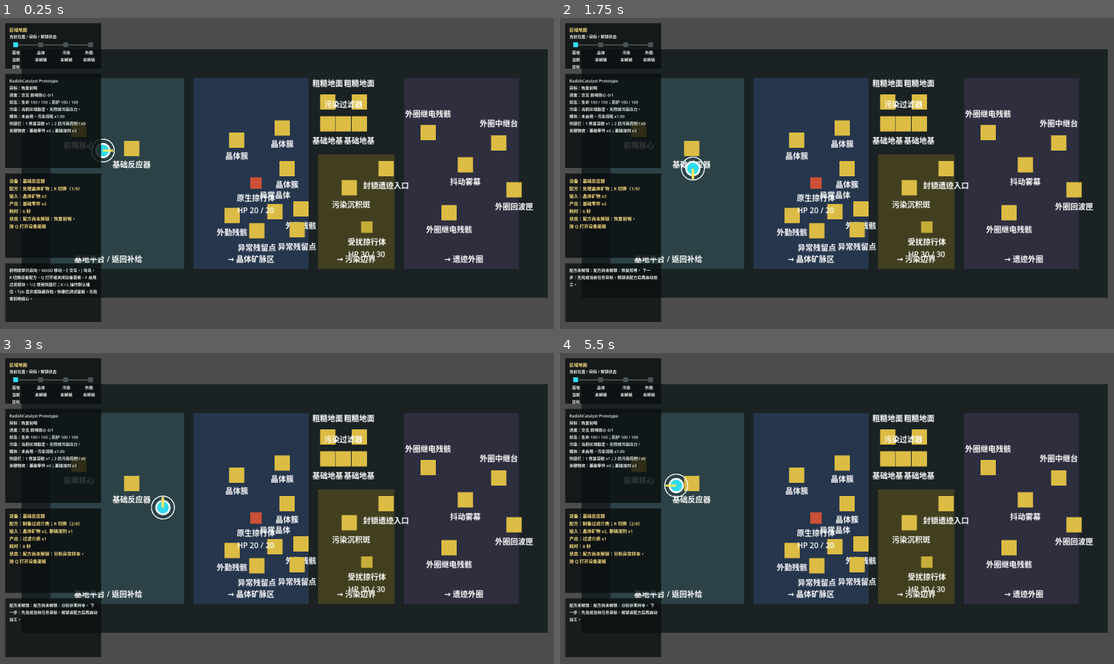
Above: before the commit, frames 1-4 (two rows, left to right).
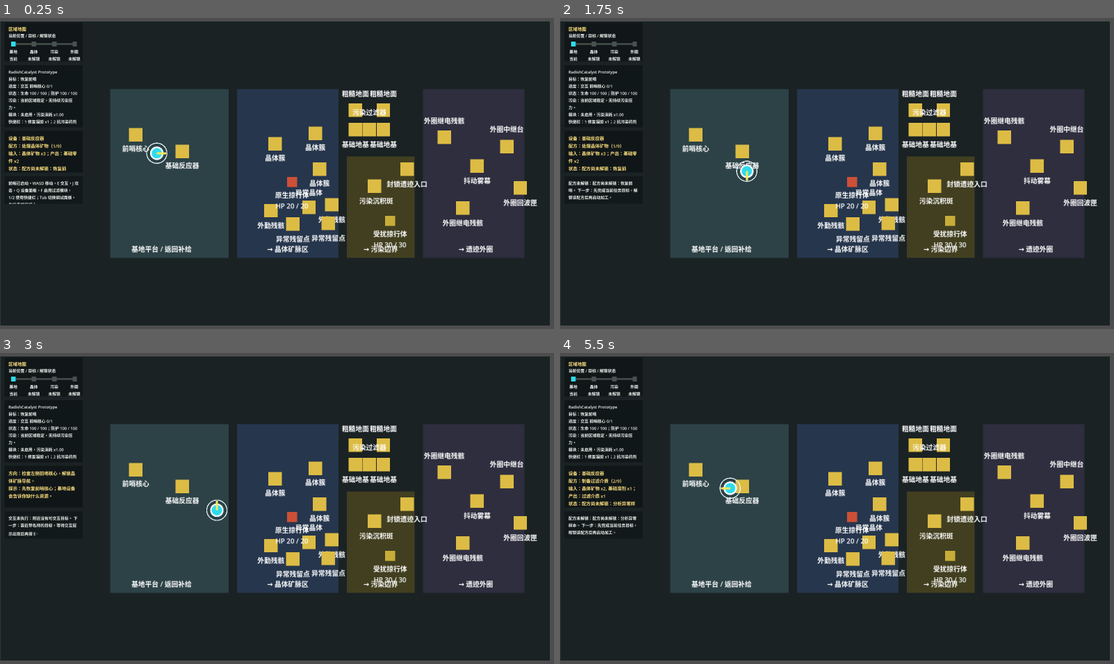
Above: after the commit, the same moments.

Repository: laugh0608/RadishCatalyst
Game: Godot game, scene res://scenes/boot/Boot.tscn
Two runs of this game, one before a commit and one after it. Both use one fixed random seed, a clock stepped at 60 frames per second and the inputs below.
Inputs:
- Up to frame 1 (0.25 s): no input
- Up to frame 2 (1.75 s): tap Enter at 0.5 s; hold D (move_right) 0.53-1.28 s; tap E (interact) at 0.6, 1.55 s; hold S (move_down) from 1.28 s (still down); tap J (attack) at 1.35 s
- Up to frame 3 (3 s): release S (move_down) at 2.03 s; hold D (move_right) 2.03-2.78 s; tap R (cycle_recipe) at 2.1 s; tap E (interact) at 2.3, 2.85 s; hold W (move_up) from 2.78 s (still down)
- Up to frame 4 (5.5 s): release W (move_up) at 3.53 s; hold A (move_left) 3.53-4.25 s; tap Q (toggle_device_panel) at 3.6 s; tap E (interact) at 3.8, 5.3 s; click "关闭" at 4.25 s; tap Space at 5 s; hold A (move_left) from 5.03 s (still down); tap F (toggle_module) at 5.1 s

The runs differ from the first frame. In frame 1, 41% of the frame differs, in the area x 0-100%, y 1-99%; in frame 2, 41%; in frame 3, 41%; in frame 4, 41%.

Commit message:
fix(client): 收口 HUD 视线安全区
- 右移并轻微缩放第一切片舞台，给基地出生点和前哨核心留出 HUD 安全区

- 收紧常驻 HUD 提示与日志形态，避免主视野遮挡并压缩交互 prompt 信息密度

- 为场景检查补充 HUD 热点遮挡护栏，并同步当前规划与周志到更深遗迹入口第一版

Diff:
--- a/client/scenes/game/GameRoot.tscn
+++ b/client/scenes/game/GameRoot.tscn
@@ -8,7 +8,7 @@
 script = ExtResource("1_game_root")
 
 [node name="VerticalSliceMap" parent="." instance=ExtResource("2_map")]
-position = Vector2(1000, 700)
-scale = Vector2(2.15, 2.15)
+position = Vector2(1180, 700)
+scale = Vector2(1.9, 1.9)
 
 [node name="PrototypeHud" parent="." instance=ExtResource("3_hud")]
--- a/client/scenes/maps/VerticalSliceMap.tscn
+++ b/client/scenes/maps/VerticalSliceMap.tscn
@@ -9,10 +9,10 @@
 script = ExtResource("1_map")
 
 [node name="Background" type="ColorRect" parent="."]
-offset_left = -420.0
-offset_top = -260.0
+offset_left = -620.0
+offset_top = -360.0
 offset_right = 680.0
-offset_bottom = 260.0
+offset_bottom = 360.0
 color = Color(0.101961, 0.133333, 0.141176, 1)
 
 [node name="RegionBase" type="ColorRect" parent="."]
--- a/client/scenes/ui/PrototypeHud.tscn
+++ b/client/scenes/ui/PrototypeHud.tscn
@@ -212,34 +212,34 @@
 [node name="StatusPanel" type="ColorRect" parent="."]
 anchor_left = 0.0
 anchor_right = 0.0
-offset_left = 24.0
-offset_top = 252.0
-offset_right = 456.0
-offset_bottom = 676.0
-color = Color(0.0352941, 0.054902, 0.0588235, 0.82)
+offset_left = 20.0
+offset_top = 212.0
+offset_right = 372.0
+offset_bottom = 492.0
+color = Color(0.0352941, 0.054902, 0.0588235, 0.56)
 clip_contents = true
 
 [node name="StatusLabel" type="Label" parent="StatusPanel"]
 offset_left = 18.0
 offset_top = 18.0
-offset_right = 414.0
-offset_bottom = 404.0
+offset_right = 334.0
+offset_bottom = 262.0
 text = "Loading..."
 label_settings = SubResource("LabelSettings_status")
 autowrap_mode = 3
 
 [node name="MapPanel" type="ColorRect" parent="."]
-offset_left = 24.0
-offset_top = 24.0
-offset_right = 456.0
-offset_bottom = 228.0
-color = Color(0.0352941, 0.054902, 0.0588235, 0.82)
+offset_left = 20.0
+offset_top = 20.0
+offset_right = 372.0
+offset_bottom = 196.0
+color = Color(0.0352941, 0.054902, 0.0588235, 0.54)
 clip_contents = true
 
 [node name="MapTitleLabel" type="Label" parent="MapPanel"]
 offset_left = 18.0
 offset_top = 14.0
-offset_right = 414.0
+offset_right = 334.0
 offset_bottom = 42.0
 text = "区域地图"
 label_settings = SubResource("LabelSettings_prompt")
@@ -247,82 +247,82 @@
 [node name="MapHintLabel" type="Label" parent="MapPanel"]
 offset_left = 18.0
 offset_top = 46.0
-offset_right = 414.0
+offset_right = 334.0
 offset_bottom = 74.0
 text = "当前位置 / 目标 / 解锁状态"
 label_settings = SubResource("LabelSettings_status")
 autowrap_mode = 3
 
 [node name="MapTrack" type="ColorRect" parent="MapPanel"]
-offset_left = 40.0
+offset_left = 34.0
 offset_top = 94.0
-offset_right = 390.0
+offset_right = 318.0
 offset_bottom = 100.0
 color = Color(0.309804, 0.360784, 0.333333, 1)
 
 [node name="OutpostMarker" type="ColorRect" parent="MapPanel"]
-offset_left = 36.0
+offset_left = 30.0
 offset_top = 86.0
-offset_right = 58.0
+offset_right = 50.0
 offset_bottom = 108.0
 color = Color(0.55, 0.72, 0.66, 1)
 
 [node name="OutpostLabel" type="Label" parent="MapPanel"]
-offset_left = 4.0
+offset_left = 2.0
 offset_top = 118.0
-offset_right = 92.0
-offset_bottom = 188.0
+offset_right = 78.0
+offset_bottom = 166.0
 text = "基地"
 label_settings = SubResource("LabelSettings_status")
 horizontal_alignment = 1
 autowrap_mode = 3
 
 [node name="CrystalMarker" type="ColorRect" parent="MapPanel"]
-offset_left = 148.0
+offset_left = 122.0
 offset_top = 86.0
-offset_right = 170.0
+offset_right = 142.0
 offset_bottom = 108.0
 color = Color(0.35, 0.62, 0.95, 1)
 
 [node name="CrystalLabel" type="Label" parent="MapPanel"]
-offset_left = 116.0
+offset_left = 94.0
 offset_top = 118.0
-offset_right = 204.0
-offset_bottom = 188.0
+offset_right = 170.0
+offset_bottom = 166.0
 text = "晶体"
 label_settings = SubResource("LabelSettings_status")
 horizontal_alignment = 1
 autowrap_mode = 3
 
 [node name="PollutionMarker" type="ColorRect" parent="MapPanel"]
-offset_left = 260.0
+offset_left = 214.0
 offset_top = 86.0
-offset_right = 282.0
+offset_right = 234.0
 offset_bottom = 108.0
 color = Color(0.86, 0.74, 0.27, 1)
 
 [node name="PollutionLabel" type="Label" parent="MapPanel"]
-offset_left = 230.0
+offset_left = 186.0
 offset_top = 118.0
-offset_right = 318.0
-offset_bottom = 188.0
+offset_right = 262.0
+offset_bottom = 166.0
 text = "污染"
 label_settings = SubResource("LabelSettings_status")
 horizontal_alignment = 1
 autowrap_mode = 3
 
 [node name="RuinMarker" type="ColorRect" parent="MapPanel"]
-offset_left = 372.0
+offset_left = 306.0
 offset_top = 86.0
-offset_right = 394.0
+offset_right = 326.0
 offset_bottom = 108.0
 color = Color(0.8, 0.52, 0.92, 1)
 
 [node name="RuinLabel" type="Label" parent="MapPanel"]
-offset_left = 332.0
+offset_left = 278.0
 offset_top = 118.0
-offset_right = 420.0
-offset_bottom = 188.0
+offset_right = 350.0
+offset_bottom = 166.0
 text = "外圈"
 label_settings = SubResource("LabelSettings_status")
 horizontal_alignment = 1
@@ -331,18 +331,18 @@
 [node name="PromptPanel" type="ColorRect" parent="."]
 anchor_left = 0.0
 anchor_right = 0.0
-offset_left = 24.0
-offset_top = 700.0
-offset_right = 456.0
-offset_bottom = 1080.0
-color = Color(0.0352941, 0.054902, 0.0588235, 0.82)
+offset_left = 20.0
+offset_top = 508.0
+offset_right = 372.0
+offset_bottom = 696.0
+color = Color(0.0352941, 0.054902, 0.0588235, 0.58)
 clip_contents = true
 
 [node name="PromptLabel" type="Label" parent="PromptPanel"]
 offset_left = 18.0
 offset_top = 18.0
-offset_right = 414.0
-offset_bottom = 362.0
+offset_right = 334.0
+offset_bottom = 170.0
 text = ""
 label_settings = SubResource("LabelSettings_prompt")
 autowrap_mode = 3
@@ -400,20 +400,21 @@
 autowrap_mode = 3
 
 [node name="LogPanel" type="ColorRect" parent="."]
+visible = false
 anchor_left = 0.0
 anchor_right = 0.0
-offset_left = 24.0
-offset_top = 1104.0
-offset_right = 456.0
-offset_bottom = 1368.0
-color = Color(0.0352941, 0.054902, 0.0588235, 0.78)
+offset_left = 20.0
+offset_top = 712.0
+offset_right = 372.0
+offset_bottom = 836.0
+color = Color(0.0352941, 0.054902, 0.0588235, 0.46)
 clip_contents = true
 
 [node name="LogLabel" type="Label" parent="LogPanel"]
 offset_left = 18.0
 offset_top = 18.0
-offset_right = 414.0
-offset_bottom = 246.0
+offset_right = 334.0
+offset_bottom = 106.0
 text = ""
 label_settings = SubResource("LabelSettings_status")
 autowrap_mode = 3
--- a/client/scripts/checks/hud_runtime_hint_flow_check.gd
+++ b/client/scripts/checks/hud_runtime_hint_flow_check.gd
@@ -72,6 +72,11 @@
 		"方向：",
 		"interaction prompt should replace runtime hint rows"
 	)
+	if hud.prompt_label.text.split("\n").size() > 6:
+		failures.append("interaction prompt should stay compact, got %d lines: %s" % [
+			hud.prompt_label.text.split("\n").size(),
+			hud.prompt_label.text
+		])
 	hud.clear_prompt()
 	_expect_text_contains(
 		failures,
--- a/client/scripts/checks/vertical_slice_flow_check.gd
+++ b/client/scripts/checks/vertical_slice_flow_check.gd
@@ -961,11 +961,14 @@
 
 func _check_hud_log_presenter() -> void:
 	var presenter := HudLogPresenter.new(data_registry)
-	_expect_text_contains(
-		presenter.format_startup_log(),
-		"Tab 显示或隐藏存档 / 快捷栏调试面板",
+	var startup_log := presenter.format_startup_log()
+	_expect_text_contains(
+		startup_log,
+		"Tab 切换调试面板",
 		"startup log keeps debug boundary hint"
 	)
+	if startup_log.length() > 80:
+		failures.append("startup log should stay compact, got %d chars: %s" % [startup_log.length(), startup_log])
 	_expect_equal(
 		presenter.format_slot_result_log("slot_02", {"message": "保存完成。"}),
 		"槽位 02：保存完成。",
--- a/client/scripts/ui/hud_log_presenter.gd
+++ b/client/scripts/ui/hud_log_presenter.gd
@@ -1,7 +1,7 @@
 extends RefCounted
 class_name HudLogPresenter
 
-const STARTUP_LOG := "前哨原型已启动。WASD 移动，E 交互，J 攻击，R 切换设备配方，Q 打开或关闭设备面板，F 启用过滤模块，1/2 使用快捷栏；K / L 操作默认槽位，Tab 显示或隐藏存档 / 快捷栏调试面板。先检查前哨核心。"
+const STARTUP_LOG := "前哨已启动。WASD 移动，E 交互，J 攻击，Q 设备面板，F 启用过滤模块，1/2 使用快捷栏；Tab 切换调试面板。先检查前哨核心。"
 
 var data_registry: DataRegistry
 
--- a/client/scripts/ui/interaction_prompt_formatter.gd
+++ b/client/scripts/ui/interaction_prompt_formatter.gd
@@ -19,39 +19,47 @@
 ) -> String:
 	var recipe_id := interactable.get_current_recipe_id()
 	var status := processing_system.get_recipe_status(recipe_id, character_state, world_state)
-	var parts: Array[String] = [
-		"设备：%s" % _get_display_name(interactable.definition_id),
-		"配方：%s" % _get_display_name(recipe_id)
-	]
+	var parts: Array[String] = ["设备：%s" % _get_display_name(interactable.definition_id)]
+	var recipe_line := "配方：%s" % _get_display_name(recipe_id)
 	if interactable.get_recipe_count() > 1:
-		parts[1] = "%s；R 切换（%d/%d）" % [
-			parts[1],
+		recipe_line = "%s（%d/%d）" % [
+			recipe_line,
 			interactable.get_recipe_position(),
 			interactable.get_recipe_count()
 		]
-
-	parts.append("输入：%s" % String(status.get("inputs", "无")))
-	parts.append("产出：%s" % String(status.get("outputs", "无")))
+	parts.append(recipe_line)
+
+	var io_line := "输入：%s；产出：%s" % [
+		String(status.get("inputs", "无")),
+		String(status.get("outputs", "无"))
+	]
 	var byproducts := String(status.get("byproducts", ""))
 	if not byproducts.is_empty():
-		parts.append("副产：%s" % byproducts)
-	parts.append("耗时：%s 秒" % String(status.get("duration", "0")))
+		io_line = "%s；副产：%s" % [io_line, byproducts]
+	parts.append(io_line)
+
+	var status_line := "状态：%s" % String(status.get("message", ""))
 	var progress := String(status.get("progress", ""))
 	if not progress.is_empty():
-		parts.append("进度：%s" % progress)
+		status_line = "%s；进度 %s" % [status_line, progress]
+	else:
+		status_line = "%s；耗时 %s 秒" % [status_line, String(status.get("duration", "0"))]
+	parts.append(status_line)
+
+	var action_parts: Array[String] = ["Q 查看详情"]
+	if interactable.get_recipe_count() > 1:
+		action_parts.append("R 切换")
+	if bool(status.get("can_process", false)):
+		action_parts.append("E 启动加工")
+	parts.append("操作：%s" % "；".join(action_parts))
+
 	var last_completion := String(status.get("last_completion", ""))
 	if not last_completion.is_empty():
-		parts.append(last_completion)
-	var last_destination := String(status.get("last_destination", ""))
-	if not last_destination.is_empty():
-		parts.append("入库：%s" % last_destination)
-	var last_next_step := String(status.get("last_next_step", ""))
-	if not last_next_step.is_empty():
-		parts.append("下一步：%s" % last_next_step)
-	parts.append("状态：%s" % String(status.get("message", "")))
-	parts.append("按 Q 打开设备面板")
-	if bool(status.get("can_process", false)):
-		parts.append("按 E 启动加工")
+		var result_line := "上次结果：%s" % last_completion
+		var last_destination := String(status.get("last_destination", ""))
+		if not last_destination.is_empty():
+			result_line = "%s；入库：%s" % [result_line, last_destination]
+		parts.append(result_line)
 	return "\n".join(parts)
 
 
--- a/client/scripts/ui/prototype_hud.gd
+++ b/client/scripts/ui/prototype_hud.gd
@@ -5,9 +5,11 @@
 const QUICK_SLOT_BIND_CANDIDATES: Array[String] = ["item.repair_gel", "item.resistance_vial_t1", ""]
 const SUPPLY_FEEDBACK_SECONDS := 4.0
 const QUEST_COMPLETION_FEEDBACK_SECONDS := 7.0
+const LOG_FEEDBACK_SECONDS := 6.0
 var last_quick_slots: Array[String] = []
 var supply_feedback_remaining_seconds := 0.0
 var quest_completion_feedback_remaining_seconds := 0.0
+var log_feedback_remaining_seconds := 0.0
 var debug_panels_visible := false
 var device_panel_presenter := HudDevicePanelPresenter.new()
 var debug_panel_presenter := HudDebugPanelPresenter.new()
@@ -22,6 +24,7 @@
 @onready var completion_panel: ColorRect = $CompletionPanel
 @onready var quick_slot_panel: ColorRect = $QuickSlotPanel
 @onready var device_panel: ColorRect = $DevicePanel
+@onready var log_panel: ColorRect = $LogPanel
 @onready var status_label: Label = $StatusPanel/StatusLabel
 @onready var prompt_label: Label = $PromptPanel/PromptLabel
 @onready var log_label: Label = $LogPanel/LogLabel
@@ -126,6 +129,9 @@
 	quest_completion_feedback_remaining_seconds = maxf(0.0, quest_completion_feedback_remaining_seconds - delta)
 	if quest_completion_feedback_remaining_seconds <= 0.0:
 		completion_panel.visible = false
+	log_feedback_remaining_seconds = maxf(0.0, log_feedback_remaining_seconds - delta)
+	if log_feedback_remaining_seconds <= 0.0 and log_panel != null:
+		log_panel.visible = false
 
 
 func update_status(data_registry: DataRegistry, world_state: WorldState, character_state: CharacterState) -> void:
@@ -165,6 +171,9 @@
 	_ensure_runtime_nodes()
 	if log_label != null:
 		log_label.text = text
+	if log_panel != null:
+		log_panel.visible = not text.strip_edges().is_empty()
+	log_feedback_remaining_seconds = LOG_FEEDBACK_SECONDS if not text.strip_edges().is_empty() else 0.0
 
 
 func clear_runtime_feedback() -> void:
@@ -358,6 +367,8 @@
 		quick_slot_panel = get_node_or_null("QuickSlotPanel")
 	if device_panel == null:
 		device_panel = get_node_or_null("DevicePanel")
+	if log_panel == null:
+		log_panel = get_node_or_null("LogPanel")
 	if status_label == null:
 		status_label = get_node_or_null("StatusPanel/StatusLabel")
 	if prompt_label == null:
Not shown, changed: docs/devlogs/2026-W19.md
Not shown, changed: docs/planning/current.md
Not shown, changed: docs/planning/daily-start.md
Not shown, changed: scripts/check-client-scenes.ps1
